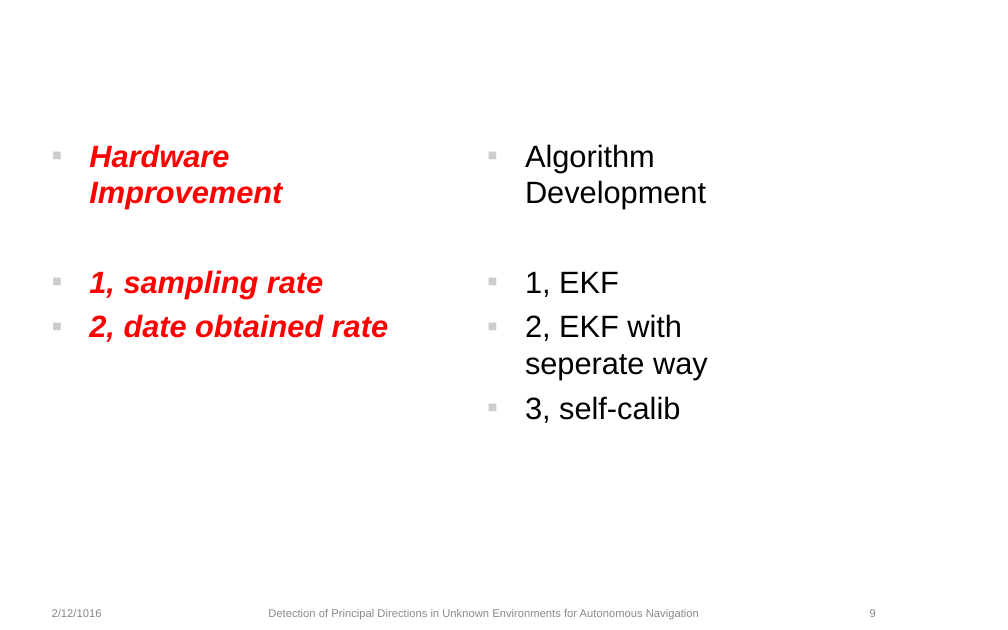
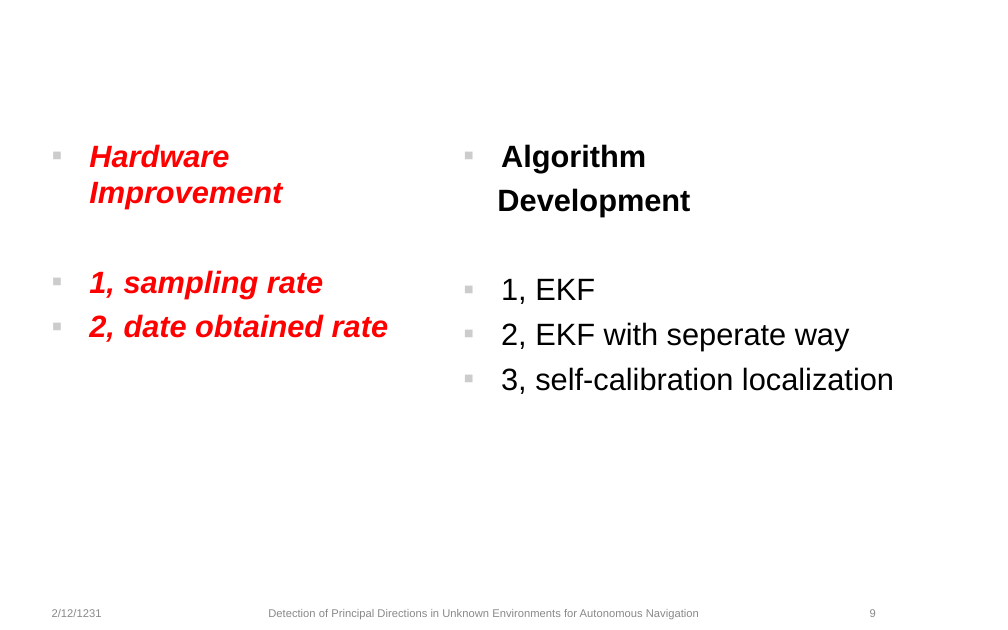
Before and after one commit to yitong-quan/thesis_indoorLocalization, a slide deck: slide 9 of text_editing/ppt/Zwischenpraesentation.ppt. Drawn at 1008x630 pixels with LibreOffice and Linux fonts; fonts in the diff are those of the drawing; background and template pictures are left out. Boxes give left, top, right and bottom in pixels: in the first picture for what was removed or moved away, otherwise in the second. Text is boxed around its words. In the diff, an @@ line names an element or a change of style, - is before the commit and + after.

```diff
--- a/text_editing/ppt/Zwischenpraesentation.ppt
+++ b/text_editing/ppt/Zwischenpraesentation.ppt
@@ text "Algorithm": place and size @@
-text "Algorithm" at box(525, 144, 708, 423)
+text "Algorithm" at box(497, 144, 894, 394)
@@ text at box(497, 144, 690, 217): text changed; bold on @@
-▪ Algorithm Development
+▪ Algorithm
+Development
@@ text at box(501, 367, 894, 394): text changed @@
-▪ 3, self-calib
+▪ 3, self-calibration localization
@@ text at box(52, 609, 102, 617): text changed @@
-2/12/1016
+2/12/1231
```
Also in this commit, not shown: 6 other slides changed, 8 slides added, 15 other files.
